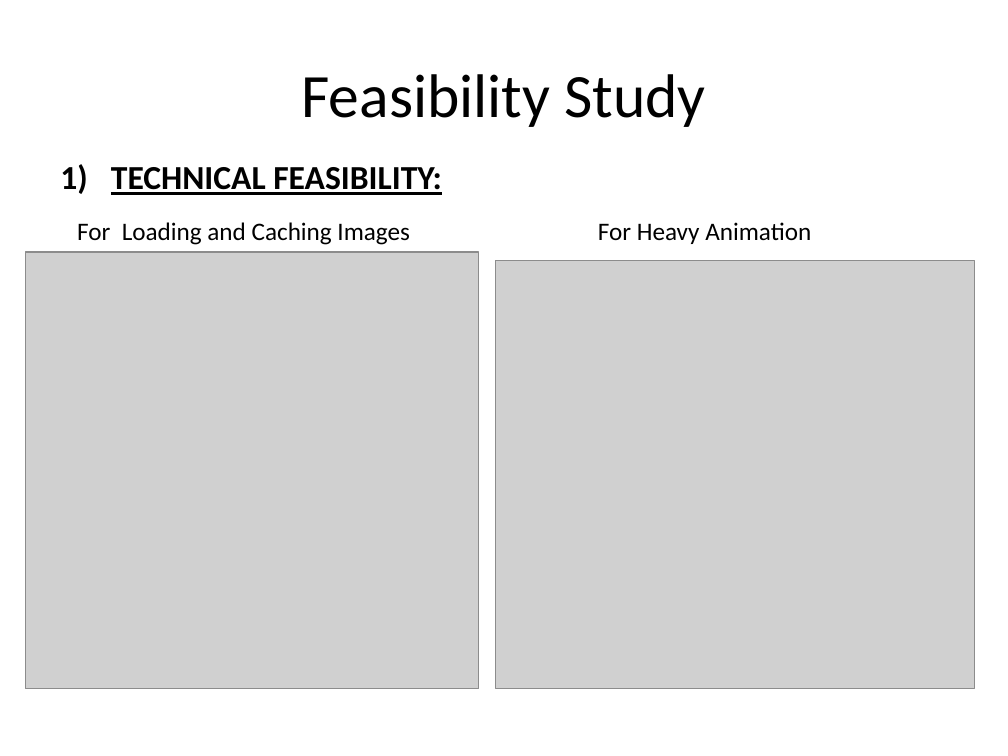
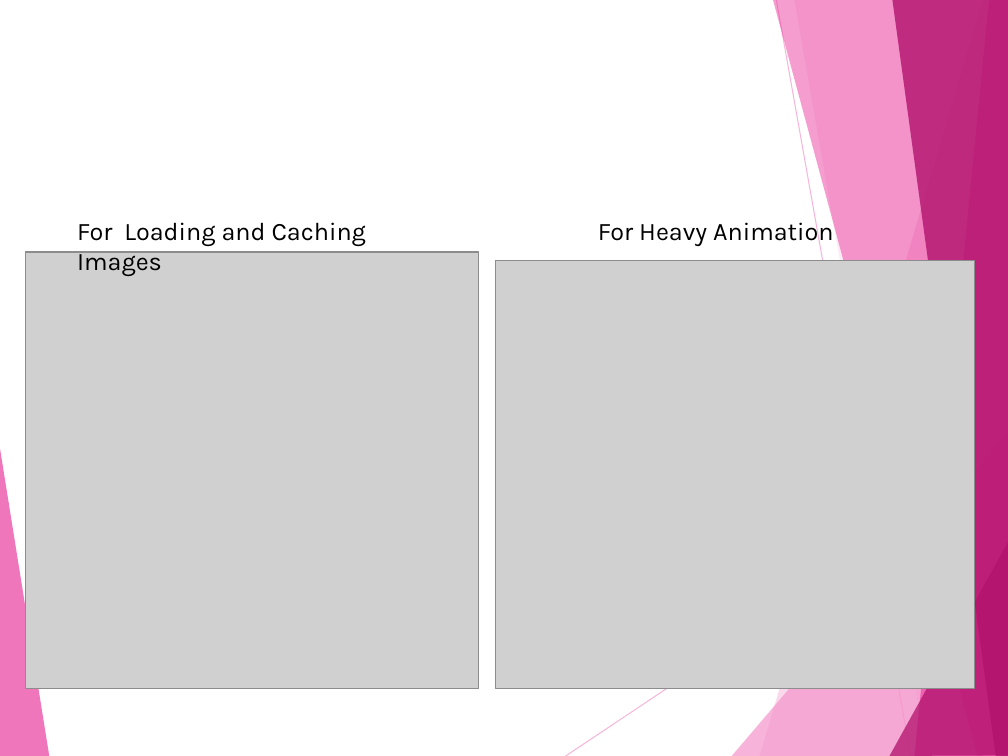
Before and after one commit to saaarvesh/FINALYEAR_PROJECT, a slide deck: slide 14 of Presentation/Project_Presentation.pptx (slide 12 before the commit). Drawn at 1008x756 pixels with LibreOffice and Linux fonts; fonts in the diff are those of the drawing; grey boxes stand for pictures. Boxes give left, top, right and bottom in pixels: in the first picture for what was removed or moved away, otherwise in the second. Text is boxed around its words. In the diff, an @@ line names an element or a change of style, - is before the commit and + after.

```diff
--- a/Presentation/Project_Presentation.pptx
+++ b/Presentation/Project_Presentation.pptx
@@ title removed at bbox=[302, 74, 705, 127] @@
-Feasibility Study
@@ text removed at bbox=[111, 167, 441, 195] @@
-1) TECHNICAL FEASIBILITY:
@@ text "For Loading and Caching Images" at bbox=[77, 222, 366, 276]: font Calibri to Karla @@
@@ text "For Heavy Animation" at bbox=[598, 217, 834, 246]: font Calibri to Karla @@
@@ group added at bbox=[0, 0, 1008, 756]: 8 freeform shapes, 2 lines @@
```
Also in this commit, not shown: 31 other slides changed, 11 slides added, 8 slides removed, 8 other files.
